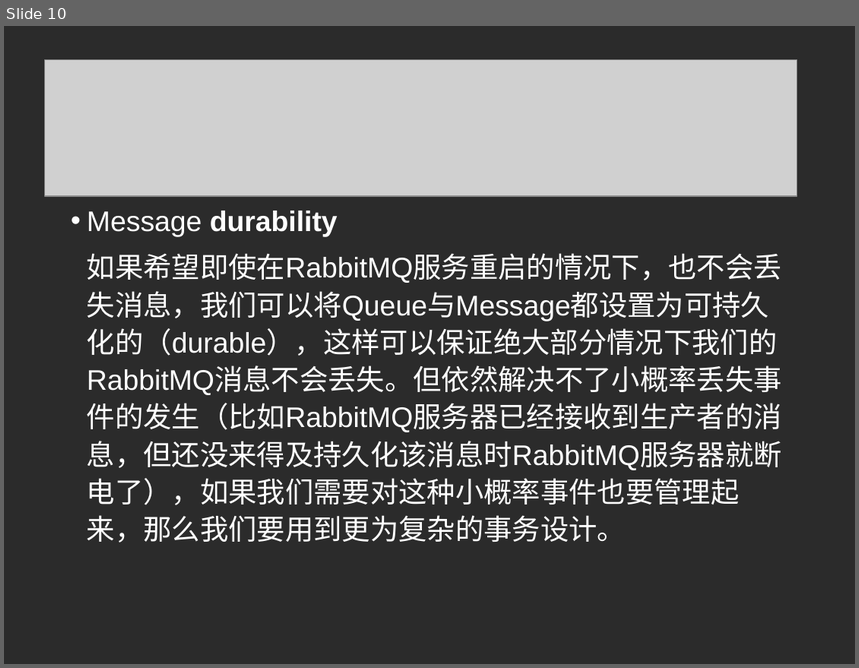
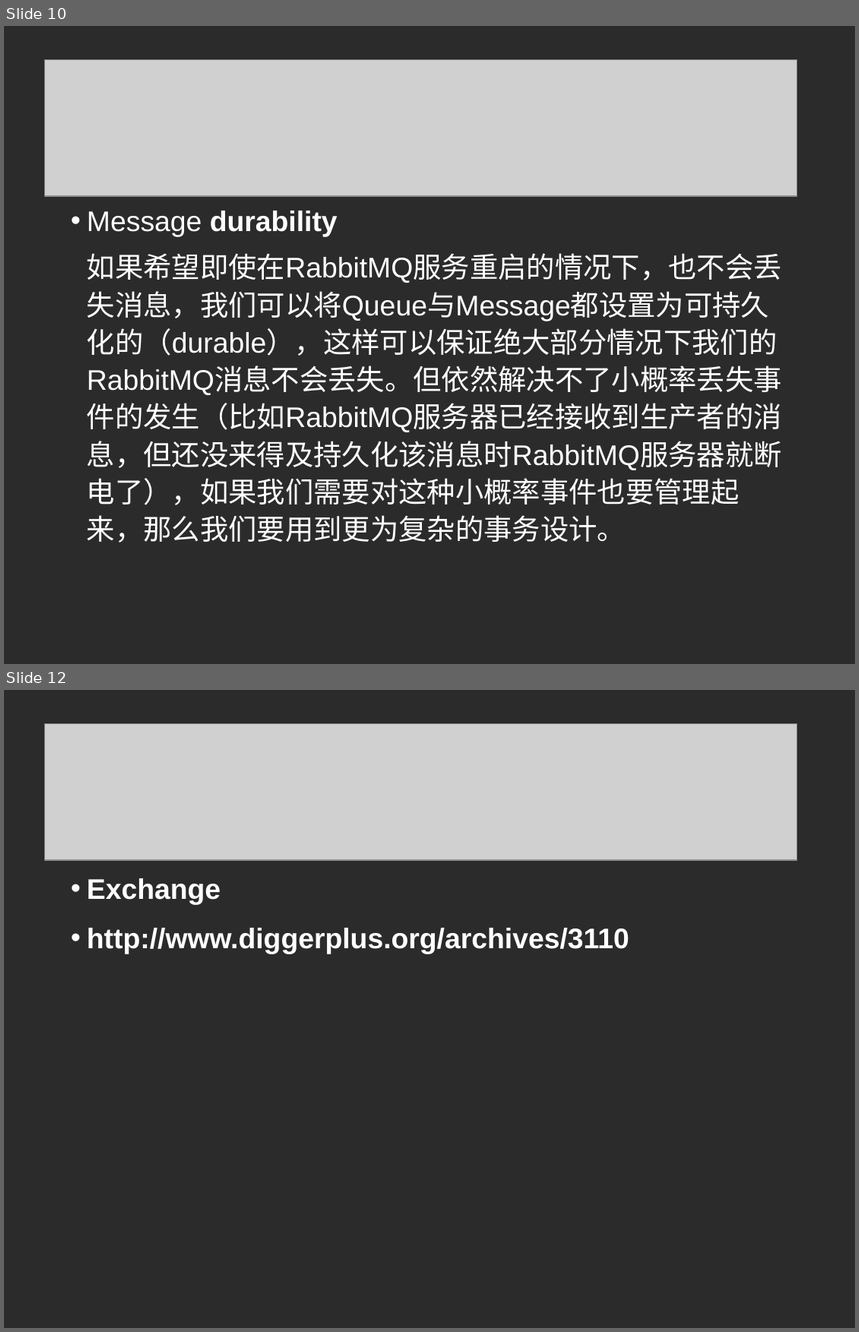
Before and after one commit to t1xuwei/rabbitmq_prj, a slide deck: rabbitmq_test/resources/消息队列-rabbitmq.ppt. Shown one above the other, each under a label of ours: slide 10 before the commit, slides 10 and 12 after it; the slides between them are not shown. The pictures are 859x668 and 859x1332 pixels, drawn with LibreOffice and Linux fonts; fonts in the diff are those of the drawing; grey boxes stand for pictures; background and template pictures are left out; a plain dark background stands for a picture behind light text. Boxes give left, top, right and bottom in pixels: in the first picture for what was removed or moved away, otherwise in the second. Text is boxed around its words. In the diff, an @@ line names an element or a change of style, - is before the commit and + after.

```diff
--- a/rabbitmq_test/resources/消息队列-rabbitmq.ppt
+++ b/rabbitmq_test/resources/消息队列-rabbitmq.ppt
@@ slide 12 added at (4, 690, 855, 1328), background picture (left out) @@
@@ picture added at (45, 723, 797, 860) @@
@@ text added at (87, 878, 629, 954), 24 pt, text #FFFFFF, bold @@
+• Exchange
+• http://www.diggerplus.org/archives/3110
```
Also in this commit, not shown: 1 slide changed, 7 other slides added, 2 slides removed.
